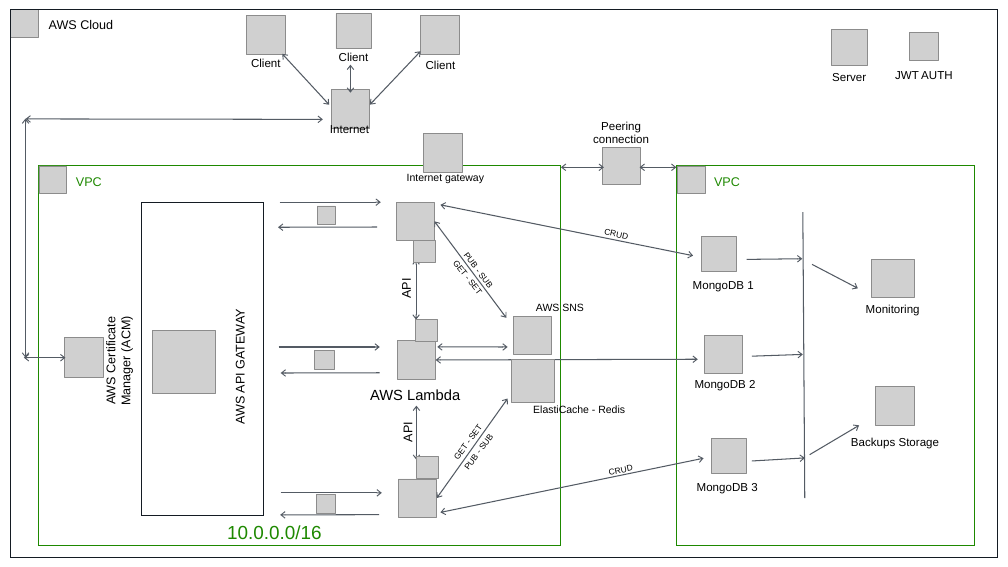
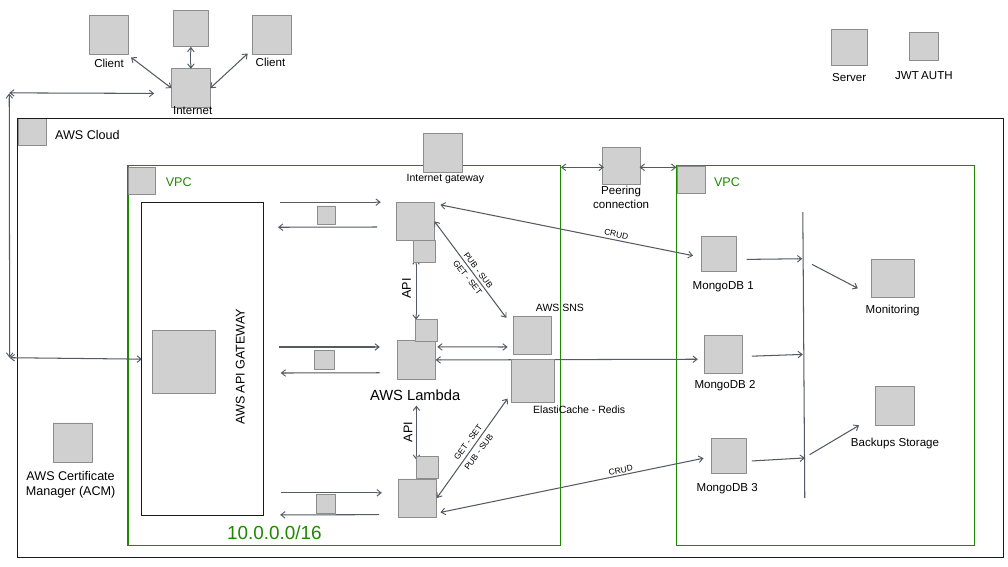
Before and after one commit to numerica-ideas/ni-microservice-nodejs, a slide deck: slide 2 of architecture.pptx. Drawn at 1008x567 pixels with LibreOffice and Linux fonts; fonts in the diff are those of the drawing; grey boxes stand for pictures. Boxes give left, top, right and bottom in pixels: in the first picture for what was removed or moved away, otherwise in the second. Text is boxed around its words. In the diff, an @@ line names an element or a change of style, - is before the commit and + after.

```diff
--- a/architecture.pptx
+++ b/architecture.pptx
@@ picture: place and size @@
-picture at (247,16,285,54)
+picture at (90,16,129,54)
@@ picture: place and size @@
-picture at (336,14,371,48)
+picture at (173,11,208,45)
@@ picture: place and size @@
-picture at (420,16,459,54)
+picture at (252,16,290,54)
@@ text "Client": place and size @@
-text "Client" at (251,58,281,67)
+text "Client" at (94,58,124,67)
@@ double arrow moved from (282, 54) - (329, 105) to (131, 57) - (172, 88) @@
@@ double arrow moved from (351, 65) - (351, 93) to (191, 47) - (191, 69) @@
@@ double arrow moved from (370, 104) - (420, 51) to (210, 88) - (248, 54) @@
@@ text "Client": place and size @@
-text "Client" at (426,60,456,69)
+text "Client" at (256,57,286,66)
@@ text removed at (339,52,369,61) @@
-Client
@@ picture: place and size @@
-picture at (331,89,370,128)
+picture at (172,69,210,107)
@@ double arrow moved from (26, 119) - (26, 358) to (9, 94) - (10, 358) @@
@@ double arrow moved from (26, 119) - (323, 119) to (9, 93) - (154, 94) @@
@@ rectangle "AWS Cloud": place and size @@
-rectangle "AWS Cloud" at (11,10,997,557)
+rectangle "AWS Cloud" at (17,119,1004,557)
@@ picture: place and size @@
-picture at (11,10,38,37)
+picture at (19,118,46,145)
@@ text "Internet": place and size @@
-text "Internet" at (330,124,369,136)
+text "Internet" at (173,105,212,117)
@@ rectangle "VPC": place and size @@
-rectangle "VPC" at (38,166,560,546)
+rectangle "VPC" at (128,166,561,546)
@@ picture: place and size @@
-picture at (39,166,66,193)
+picture at (129,167,156,194)
@@ text "Peering connection": place and size @@
-text "Peering connection" at (593,121,649,143)
+text "Peering connection" at (593,185,649,208)
@@ double arrow moved from (66, 358) - (24, 358) to (142, 359) - (10, 358) @@
@@ picture: place and size @@
-picture at (65,338,103,377)
+picture at (53,423,92,462)
@@ text "AWS Certificate Manager (ACM)": place and size @@
-text "AWS Certificate Manager (ACM)" at (104,319,133,404)
+text "AWS Certificate Manager (ACM)" at (26,471,115,498)
@@ text "AWS Certificate Manager (ACM)" at (26,471,115,498): rotation 270 to 0 degrees @@
```
Also in this commit, not shown: 1 other file.
